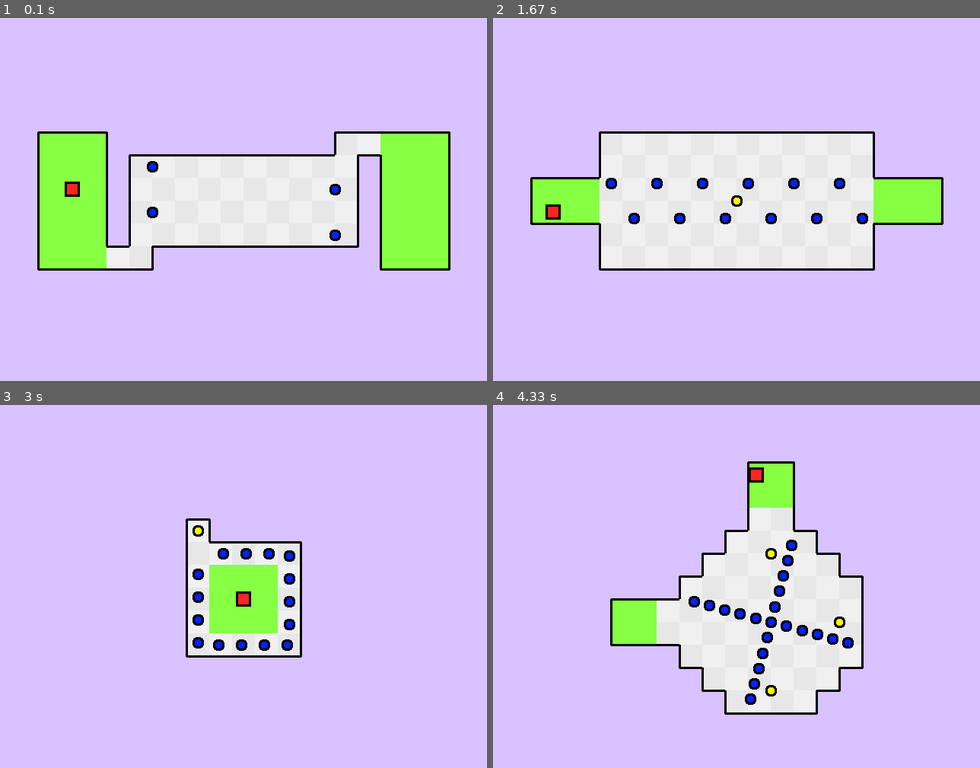
Above: before the commit, frames 1-4 (two rows, left to right).
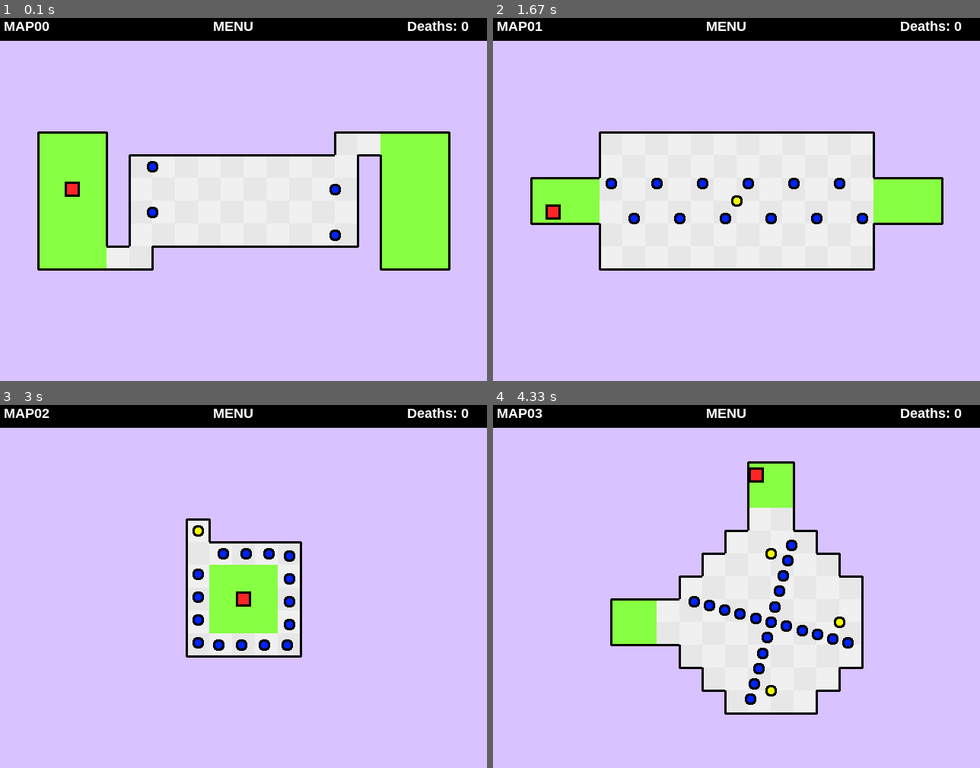
Above: after the commit, the same moments.

Repository: 2017Knight2017/The-Worlds-Hardest-Game-in-pygame
Game: pygame game, started from main.py
Same seed, same stepped clock (60 frames per second), same inputs: the game is played once before the commit and once after it.
Inputs (mouse positions are in pixels of both pictures, inside the frame that each line leads up to):
- Up to frame 1 (0.1 s): no input
- Up to frame 2 (1.67 s): hold Right 0.33-0.8 s; hold Up 0.83-1.13 s; click (892, 192) at 1.22 s; hold Right from 1.5 s (still down)
- Up to frame 3 (3 s): release Right at 1.97 s; hold Left 2-2.53 s; hold Down 2.57-2.87 s; click (92, 532) at 2.95 s
- Up to frame 4 (4.33 s): click (585, 673) at 3.28 s; hold Left 3.57-3.97 s; hold Up from 4 s (still down)

The runs differ from the first frame. In frame 1, 6.3% of the frame differs, in the area x 0-100%, y 0-7%; in frame 2, 6.3%; in frame 3, 6.3%; in frame 4, 6.3%.

Commit message:
Added the topbar with death counter and current map display.

Diff:
--- a/main.py
+++ b/main.py
@@ -1,5 +1,6 @@
 from moving_objects import *
 from map import Map
+from topbar import Topbar
 import pygame
 from configparser import ConfigParser
 
@@ -8,13 +9,16 @@
 config = ConfigParser()
 config.read("options.ini")
 mainsurf = pygame.display.set_mode((int(config["General"]["window_width"]), int(config["General"]["window_height"])))
-pygame.display.set_caption("ddddd")
+pygame.display.set_caption("The World's Hardest Game")
 clock = pygame.time.Clock()
+topbar = Topbar()
 map_number = 0
+death_count = 0
 plr = pygame.sprite.GroupSingle()
 
 while True:
-    cur_map = Map(map_number)
+    try: cur_map = Map(map_number)
+    except FileNotFoundError: cur_map = Map(map_number := 0)
     cur_map_surface = cur_map.generateSurface()
     plr.add(Player(cur_map.spawn_tile.center if plr.sprite is None or plr.sprite.respawn_pos is None or plr.sprite.next_level else plr.sprite.respawn_pos))
     coins = pygame.sprite.Group([Coin(i) for i in cur_map.coins_coords])
@@ -70,6 +74,7 @@
 
         pygame.sprite.spritecollide(plr.sprite, coins, True)
         if pygame.sprite.spritecollide(plr.sprite, enemies, False):
+            death_count += 1
             break
 
         if plr.sprite.next_level or a:
@@ -82,5 +87,7 @@
         enemies.draw(mainsurf)
         coins.draw(mainsurf)
         plr.draw(mainsurf)
+        topbar.update(cur_map.map_name, death_count)
+        mainsurf.blit(topbar.surface, (0, 0))
         clock.tick(int(config["General"]["fps"]))
         pygame.display.update()
--- a/map.py
+++ b/map.py
@@ -17,7 +17,7 @@
 
     def __init__(self, map_number: int):
         self.tileset = pygame.image.load(Map.config["Tilemap"]["tilemap_path"]).convert_alpha()
-        self.map_number = map_number
+        self.map_name = f"MAP{'0' * (map_number < 10)}{map_number}"
         self.walls_tiles = []
         self.spawn_tile = None
         self.checkpoint_tiles = []
@@ -31,13 +31,12 @@
         self.parseMap()
 
     def parseMap(self):
-        map_name = f"MAP{'0' * (self.map_number < 10)}{self.map_number}"
-        with open(f"maps/{map_name}/{map_name}-static.map", "r") as raw_static_map:
+        with open(f"maps/{self.map_name}/{self.map_name}-static.map", "r") as raw_static_map:
             self.map_tile_width, self.map_tile_height = map(int, raw_static_map.readline().split("x"))
             self.map_pixel_width, self.map_pixel_height = self.tile_pixel_width * self.map_tile_width, self.tile_pixel_height * self.map_tile_height
             for _ in range(self.map_tile_height):
                 self.static_map.append(raw_static_map.readline().split())
-        with open(f"maps/{map_name}/{map_name}-dynamic.json", "r") as raw_dynamic_map:
+        with open(f"maps/{self.map_name}/{self.map_name}-dynamic.json", "r") as raw_dynamic_map:
             dynamic_map = load(raw_dynamic_map)
             for i in dynamic_map.keys():
                 if dynamic_map[i]["type"] == "coin":
--- a/options.ini
+++ b/options.ini
@@ -5,7 +5,9 @@
 
 [Colors]
 black = 0, 0, 0
+text = 255, 255, 255
 background = 216, 194, 255
+topbar = 0, 0, 0
 
 [Tilemap]
 tilemap_path = sprites/tilemap.png
@@ -18,3 +20,6 @@
 
 [Player]
 speed = 1.5
+
+[Topbar]
+topbar_height = 30
--- /dev/null
+++ b/topbar.py
@@ -0,0 +1,19 @@
+import pygame
+from configparser import ConfigParser
+
+
+class Topbar:
+    config = ConfigParser()
+    config.read("options.ini")
+
+    def __init__(self):
+        self.surface = pygame.Surface((int(Topbar.config["General"]["window_width"]), int(Topbar.config["Topbar"]["topbar_height"])))
+        self.topbar_color = [int(i) for i in Topbar.config["Colors"]["topbar"].split(", ")]
+        self.text_color = [int(i) for i in Topbar.config["Colors"]["text"].split(", ")]
+        self.surface.fill(self.topbar_color)
+        self.__font = pygame.font.SysFont("arial", 18, bold=True)
+
+    def update(self, map_name, death_count):
+        self.surface.blit(self.__font.render(map_name, 1, self.text_color, self.topbar_color), (5, 0))
+        self.surface.blit(self.__font.render("MENU", 1, self.text_color, self.topbar_color), (280, 0))
+        self.surface.blit(self.__font.render(f"Deaths: {death_count}", 1, self.text_color, self.topbar_color), (535, 0))
